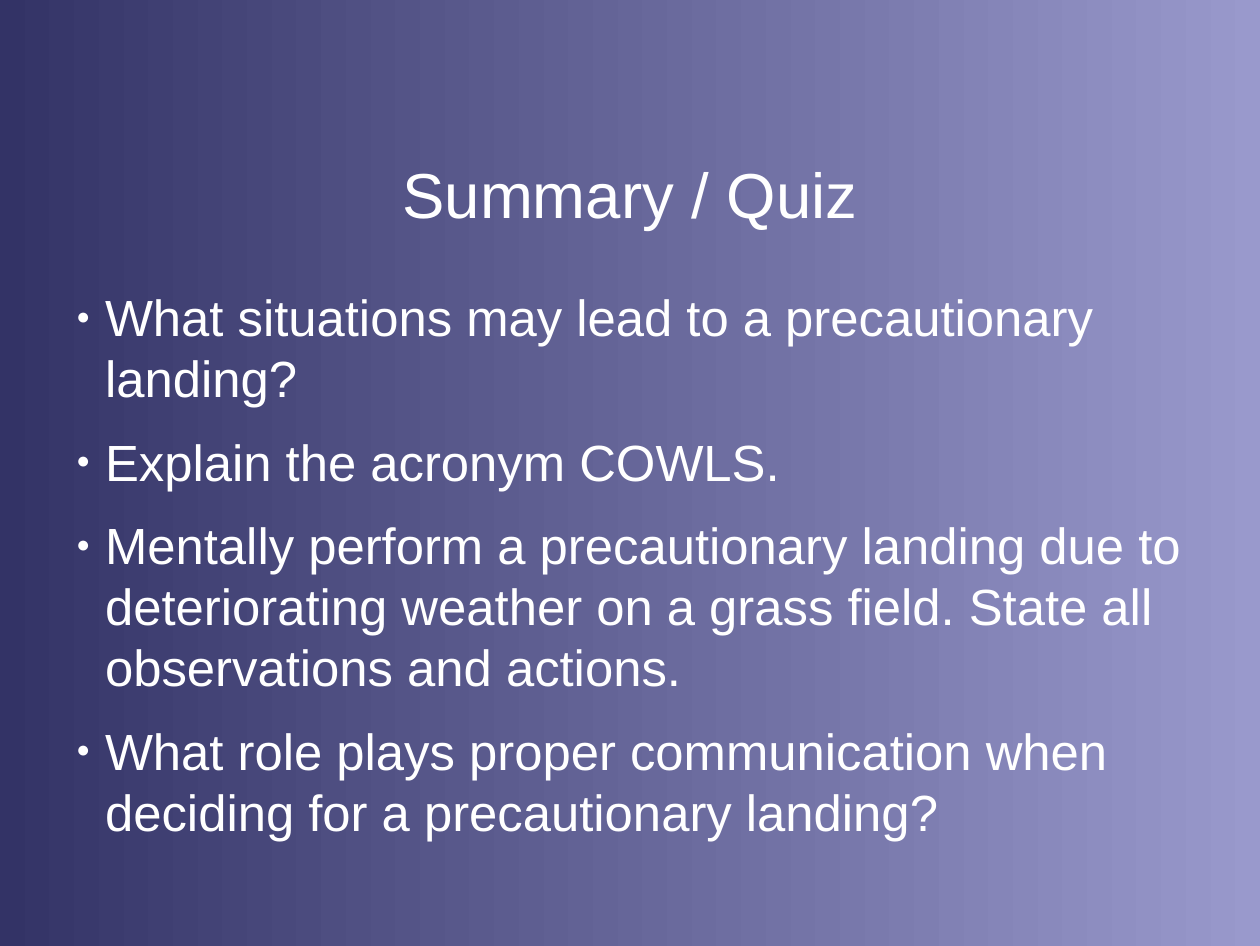
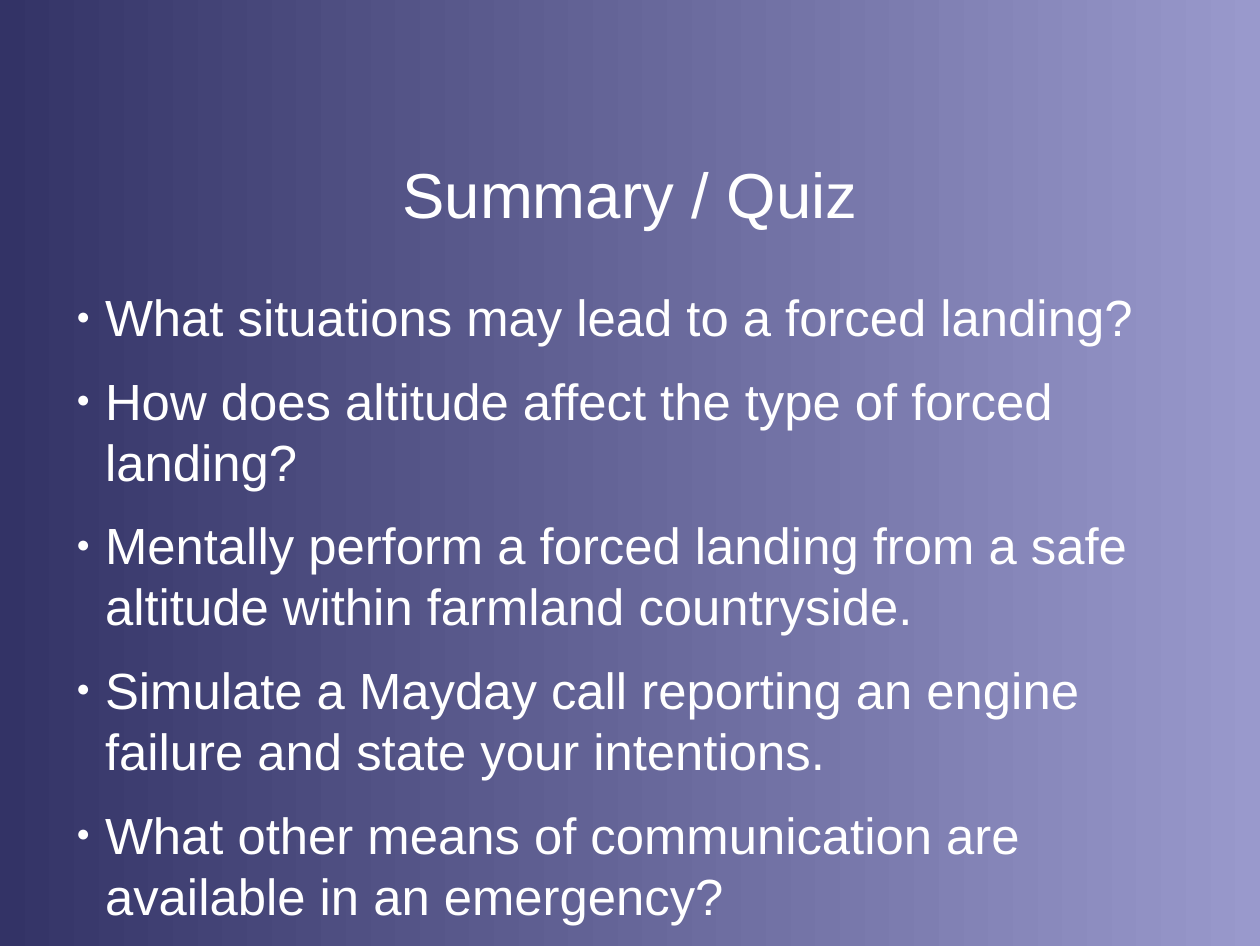
Before and after one commit to stephanheinemann/flight, a slide deck: slide 15 of FI/ForcedLanding/ForcedLanding.odp (slide 20 before the commit). Drawn at 1260x946 pixels with LibreOffice and Linux fonts; fonts in the diff are those of the drawing; background and template pictures are left out. Boxes give left, top, right and bottom in pixels: in the first picture for what was removed or moved away, otherwise in the second. Text is boxed around its words. In the diff, an @@ line names an element or a change of style, - is before the commit and + after.

Commit message:
extended forced presentation

```diff
--- a/FI/ForcedLanding/ForcedLanding.odp
+++ b/FI/ForcedLanding/ForcedLanding.odp
@@ text at <box>105,299,1132,925</box>: text changed @@
-● What situations may lead to a precautionary landing?
-● Explain the acronym COWLS.
-● Mentally perform a precautionary landing due to deteriorating weather on a grass field. State all observations and actions.
-● What role plays proper communication when deciding for a precautionary landing?
+● What situations may lead to a forced landing?
+● How does altitude affect the type of forced landing?
+● Mentally perform a forced landing from a safe altitude within farmland countryside.
+● Simulate a Mayday call reporting an engine failure and state your intentions.
+● What other means of communication are available in an emergency?
```
Also in this commit, not shown: 9 other slides changed, 2 slides added, 7 slides removed, 7 other files.
